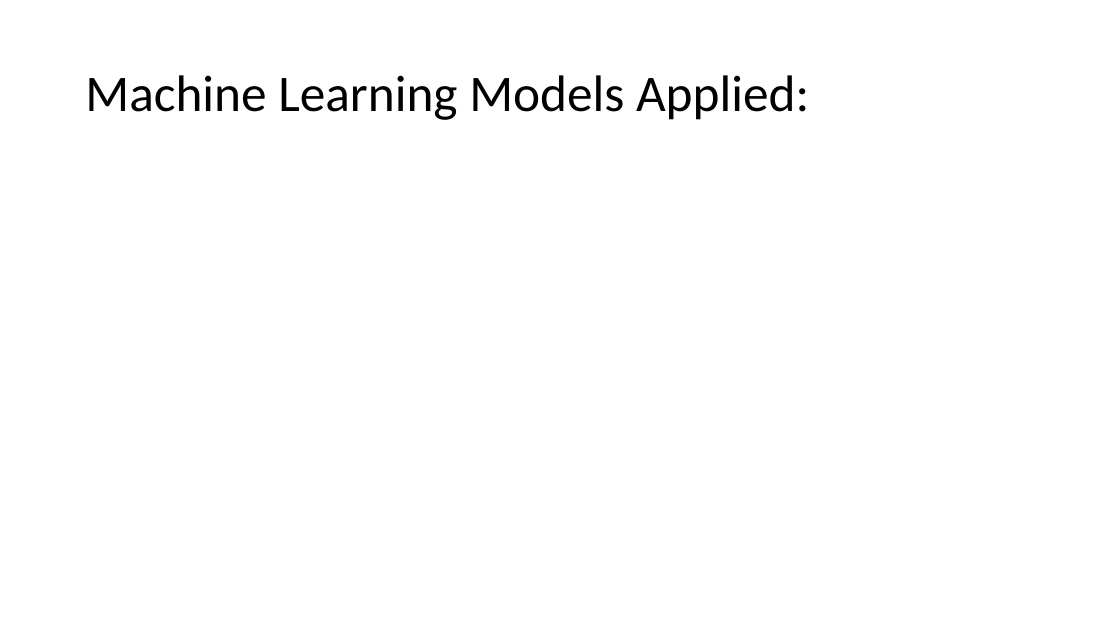
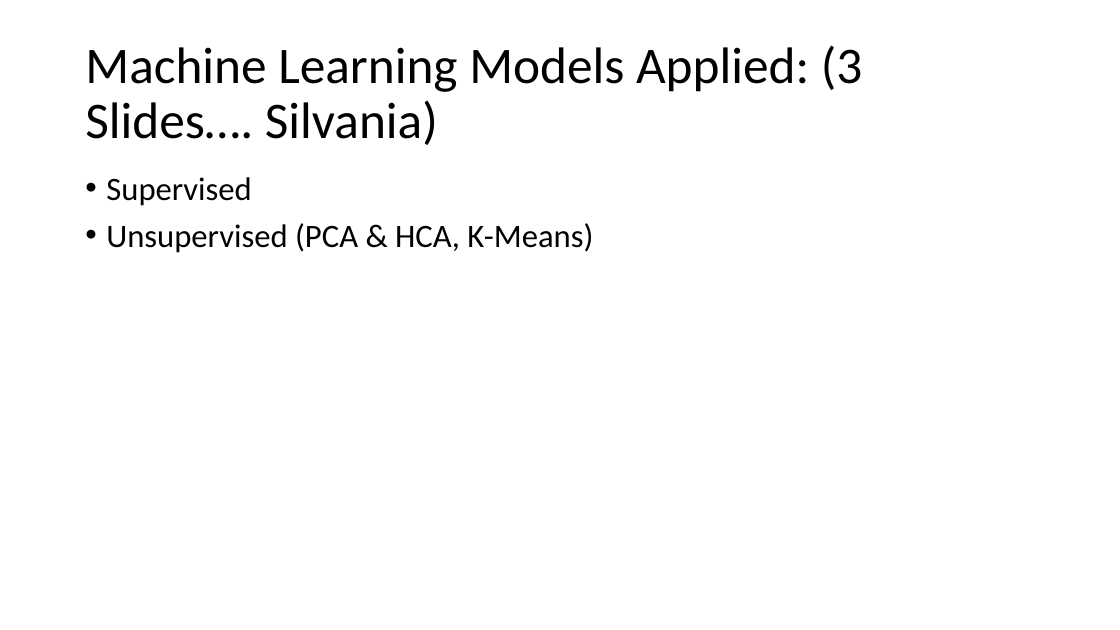
Before and after one commit to Kevin-C3923/Life_Expectancy_Analytics, a slide deck: slide 6 of Dashboard/Dashboard.pptx (slide 5 before the commit). Drawn at 1120x630 pixels with LibreOffice and Linux fonts; fonts in the diff are those of the drawing. Boxes give left, top, right and bottom in pixels: in the first picture for what was removed or moved away, otherwise in the second. Text is boxed around its words. In the diff, an @@ line names an element or a change of style, - is before the commit and + after.

```diff
--- a/Dashboard/Dashboard.pptx
+++ b/Dashboard/Dashboard.pptx
@@ title at box(85, 45, 863, 145): text changed @@
-Machine Learning Models Applied:
+Machine Learning Models Applied: (3 Slides…. Silvania)
@@ text added at box(106, 177, 593, 253), 28 pt, text #000000 @@
+• Supervised
+• Unsupervised (PCA & HCA, K-Means)
```
Also in this commit, not shown: 4 other slides changed, 4 slides added, 3 slides removed.
